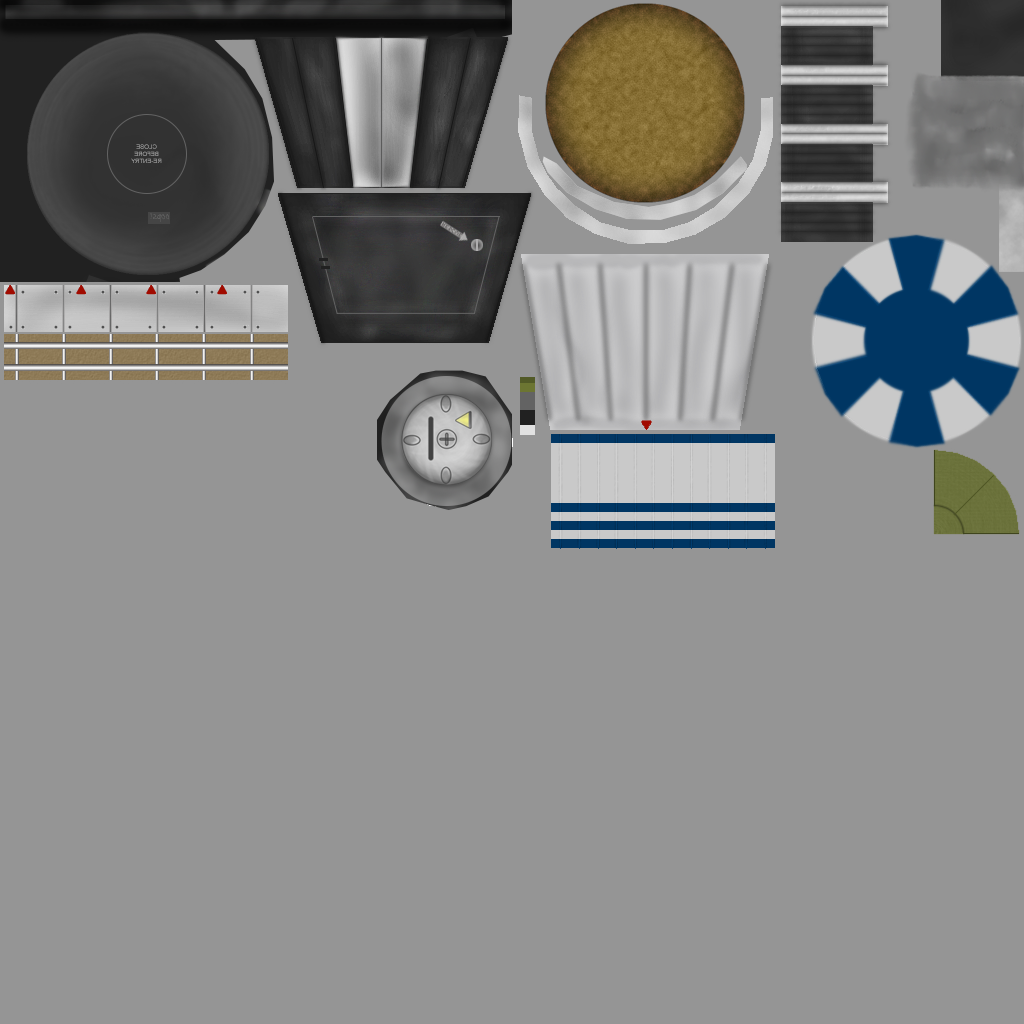
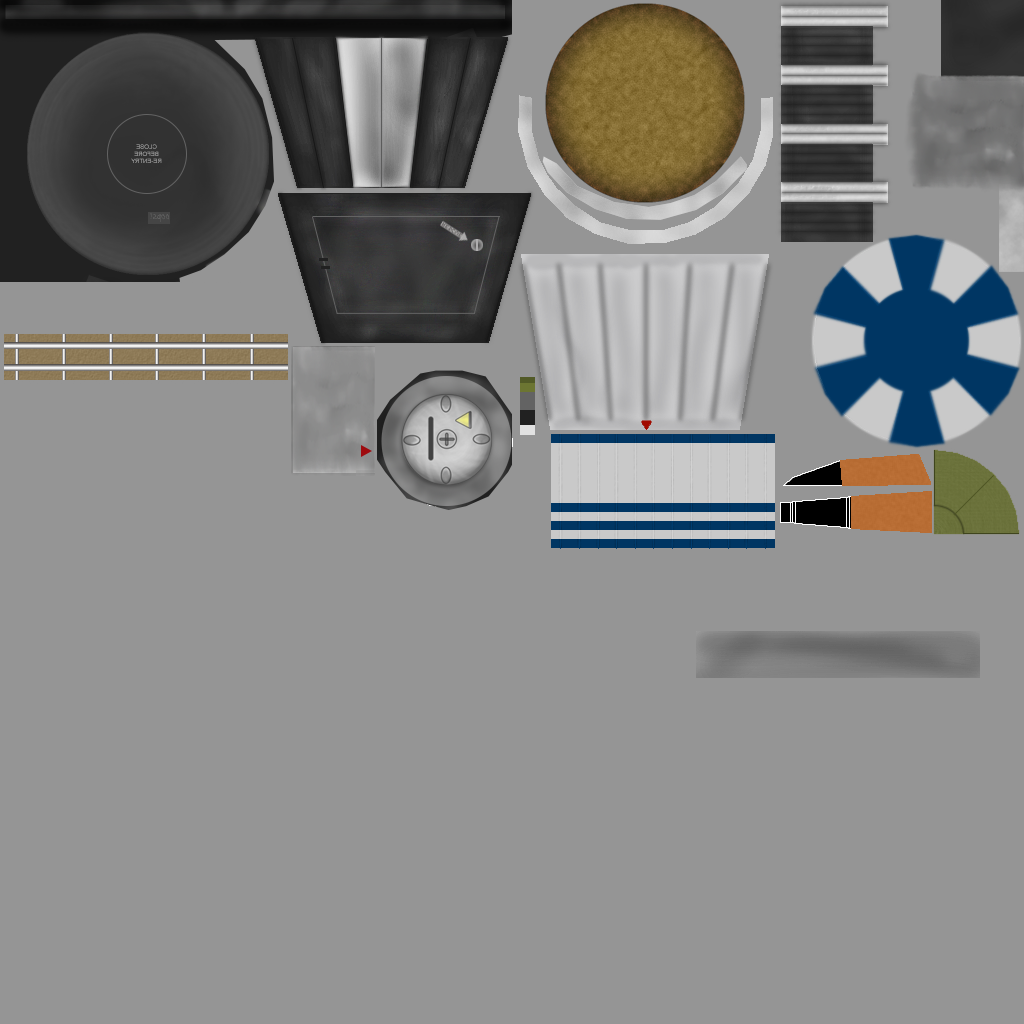
Two versions of the same layered image (1024 x 1024). Layer-by-layer changes:
removed layer "Triangles" over (x1=5, y1=285, x2=227, y2=295)
removed layer "Layer 23 copy 2" over (x1=15, y1=285, x2=253, y2=332)
removed layer "Layer 23" over (x1=9, y1=290, x2=13, y2=329)
removed layer "Rivets copy 5" over (x1=248, y1=290, x2=260, y2=329)
removed layer "Rivets copy 4" over (x1=202, y1=290, x2=247, y2=329)
removed layer "Rivets copy 3" over (x1=154, y1=290, x2=199, y2=329)
removed layer "Rivets copy 2" over (x1=107, y1=290, x2=152, y2=329)
removed layer "Rivets copy" over (x1=60, y1=290, x2=105, y2=329)
removed layer "Rivets" over (x1=13, y1=290, x2=58, y2=329)
added layer "Polygon 1" above "Layer 33" over (x1=361, y1=445, x2=372, y2=457)
added layer "Layer 33" (77%) above "Layer 34" over (x1=291, y1=346, x2=375, y2=476)
added layer "Layer 34" above "ShroudBraces" over (x1=293, y1=347, x2=375, y2=473)
added layer "Layer 32" above "Layer 24" over (x1=293, y1=347, x2=375, y2=472)
renamed "Layer 22" to "Decoupler", moved it above "Layer 35", painted on it over (x1=4, y1=285, x2=980, y2=678)
added layer "Layer 35" above "Layer 36" over (x1=840, y1=454, x2=932, y2=533)
added layer "Layer 36" above "Layer 26" over (x1=840, y1=454, x2=932, y2=533)
painted on "Layer 26" over (x1=4, y1=285, x2=932, y2=533)
